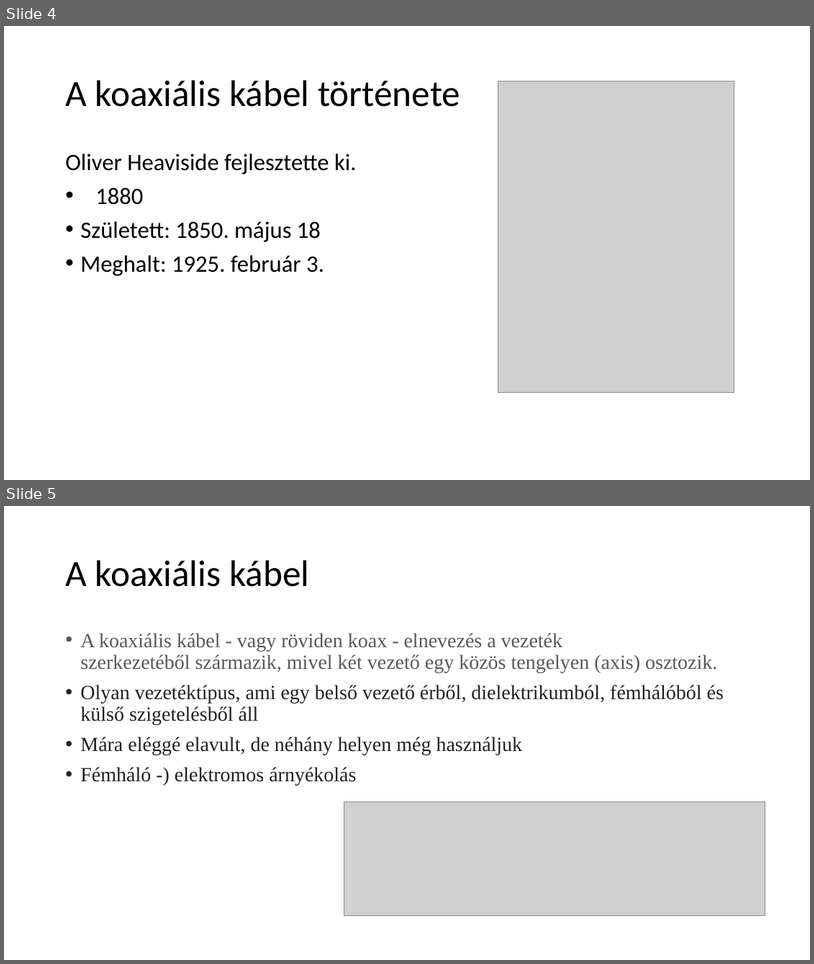
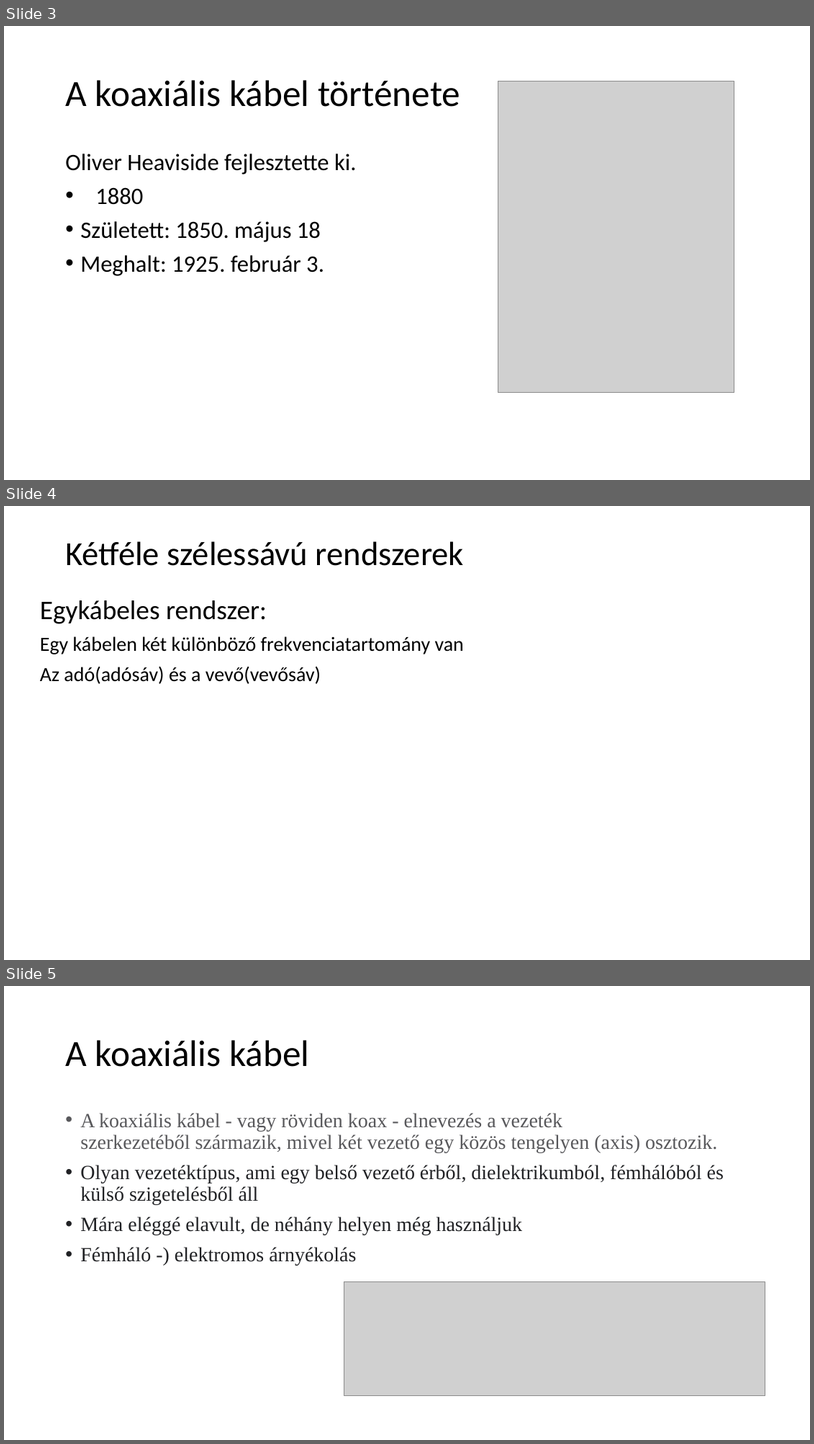
Before and after one commit to peterdaviid/Atviteli_kozeg_project, a slide deck: Vezetékes és vezeték nélküli átviteli közegek.pptx. Shown one above the other, each under a label of ours: slides 4 and 5 before the commit, slides 3, 4 and 5 after it. The pictures are 814x964 and 814x1444 pixels, drawn with LibreOffice and Linux fonts; fonts in the diff are those of the drawing; grey boxes stand for pictures. Boxes give left, top, right and bottom in pixels: in the first picture for what was removed or moved away, otherwise in the second. Text is boxed around its words. In the diff, an @@ line names an element or a change of style, - is before the commit and + after.

Commit message:
Ppt készítés
Rafi: koaxiális kábel részt befejeztem, és az audio kábelt kezdtem el írni, történet, és a típusai-t kifejtettem
Szilárd: Szélessávú koaxiális kábel leírás, szélessávú rendszerek
Dávid: B E T E G

```diff
--- a/Vezetékes és vezeték nélküli átviteli közegek.pptx
+++ b/Vezetékes és vezeték nélküli átviteli közegek.pptx
@@ slide 4 added at box(4, 506, 810, 960), background #FFFFFF @@
@@ title added at box(65, 541, 464, 566), 40 pt, text #000000 @@
+Kétféle szélessávú rendszerek
@@ text added at box(40, 600, 464, 684), 24 pt, text #000000 @@
+Egykábeles rendszer:
+Egy kábelen két különböző frekvenciatartomány van
+Az adó(adósáv) és a vevő(vevősáv)
@@ what was slide 4 is now slide 3 @@
```
Also in this commit, not shown: 2 slides changed, 3 other slides added, 1 slide removed.
